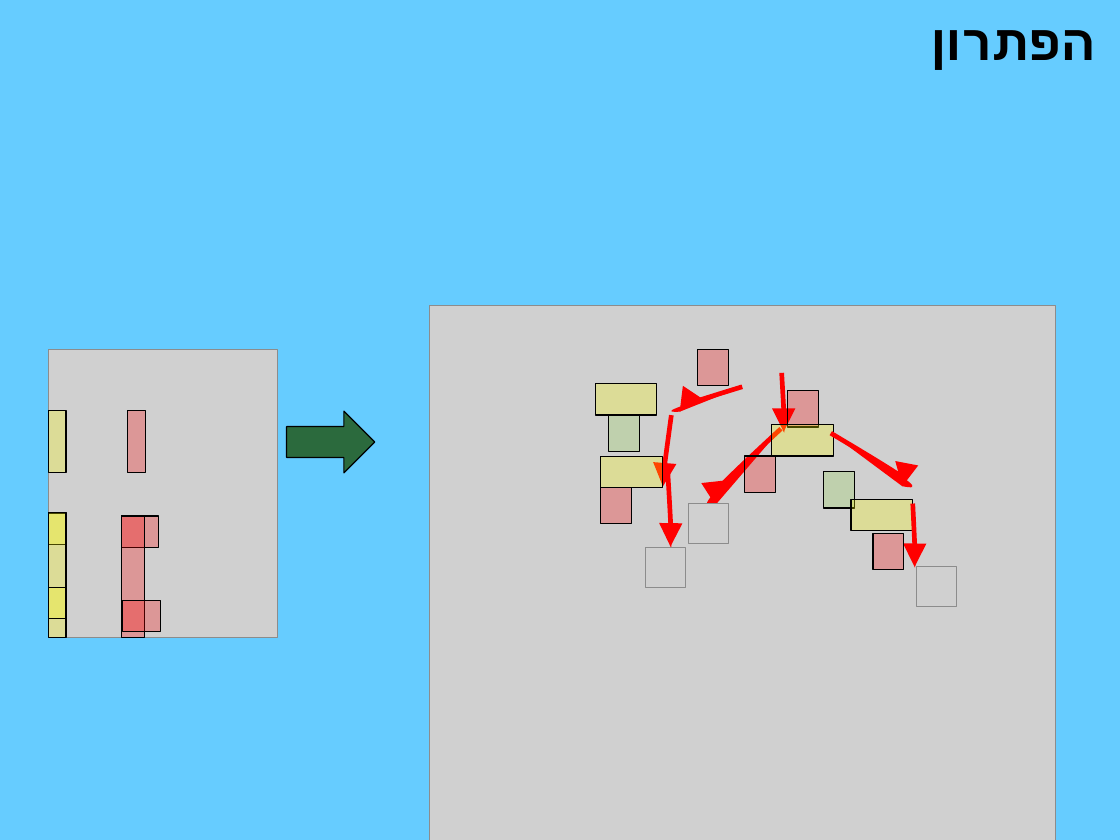
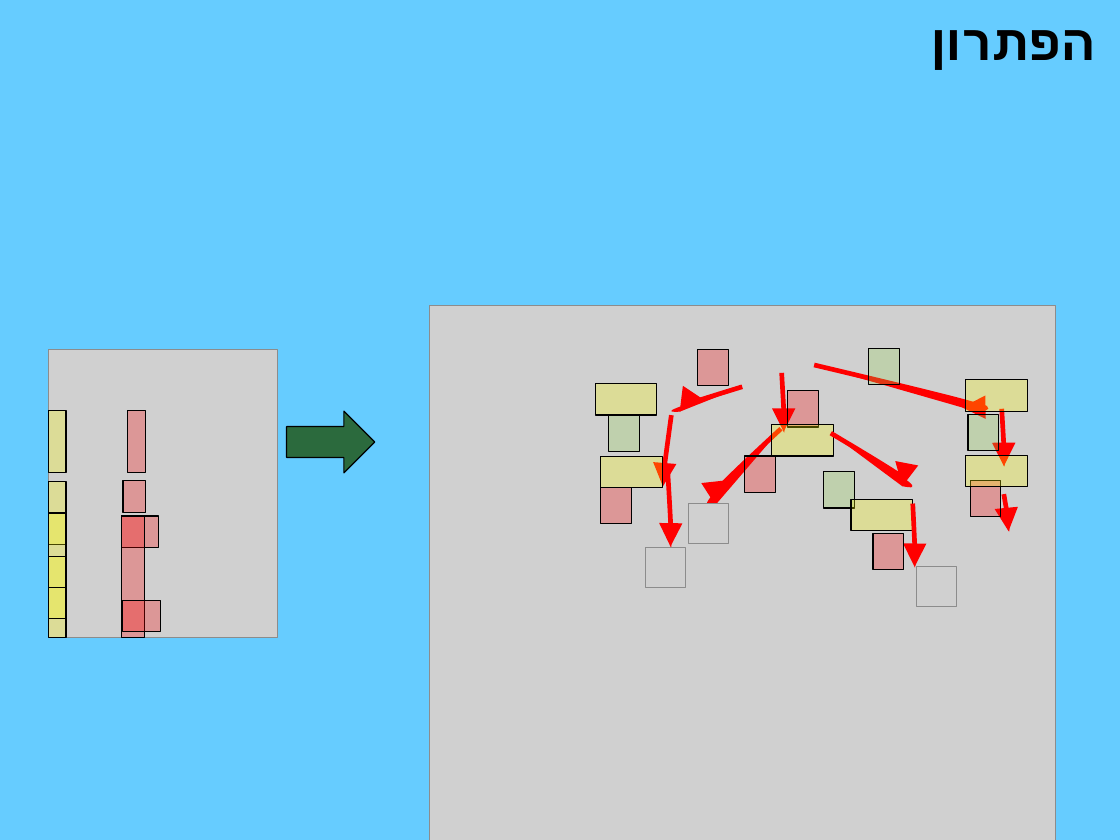
Before and after one commit to turner11/BWA-Final_Project, a slide deck: slide 9 of Documents/Midterm_exam_Presentation.pptx. Drawn at 1120x840 pixels with LibreOffice and Linux fonts; fonts in the diff are those of the drawing; grey boxes stand for pictures; background and template pictures are left out. Boxes give left, top, right and bottom in pixels: in the first picture for what was removed or moved away, otherwise in the second. Text is boxed around its words. In the diff, an @@ line names an element or a change of style, - is before the commit and + after.

Commit message:
more work on ppt

```diff
--- a/Documents/Midterm_exam_Presentation.pptx
+++ b/Documents/Midterm_exam_Presentation.pptx
@@ rectangle added at (869, 348, 900, 384), fill #92D050 at 27% opacity, outline #000000 0.75 pt @@
@@ freeform shape added at (812, 365, 985, 410), fill #FF0000, outline #FF0000 3 pt @@
@@ rectangle added at (965, 380, 1027, 411), fill #FFFF00 at 27% opacity, outline #000000 0.75 pt @@
@@ rectangle added at (968, 414, 999, 450), fill #92D050 at 27% opacity, outline #000000 0.75 pt @@
@@ freeform shape added at (999, 409, 1007, 467), fill #FF0000, outline #FF0000 3 pt @@
@@ rectangle added at (965, 455, 1027, 486), fill #FFFF00 at 27% opacity, outline #000000 0.75 pt @@
@@ rectangle added at (48, 482, 66, 513), fill #FFFF00 at 27% opacity, outline #000000 0.75 pt @@
@@ rectangle added at (123, 480, 146, 513), fill #FF0000 at 27% opacity, outline #000000 0.75 pt @@
@@ rectangle added at (970, 480, 1001, 516), fill #FF0000 at 27% opacity, outline #000000 0.75 pt @@
@@ freeform shape added at (1002, 494, 1011, 531), fill #FF0000, outline #FF0000 3 pt @@
@@ rectangle added at (48, 557, 66, 588), fill #FFFF00 at 27% opacity, outline #000000 0.75 pt @@
```
Also in this commit, not shown: 1 other file.
